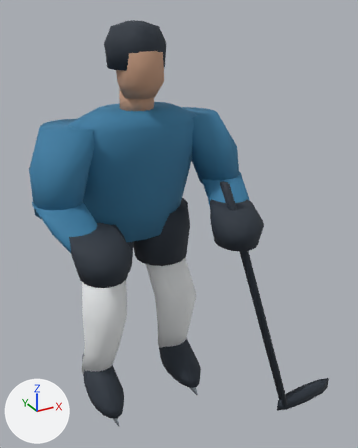
The Blender file public/models/hockey/skater-study.blend as it was, and as the next commit left it.
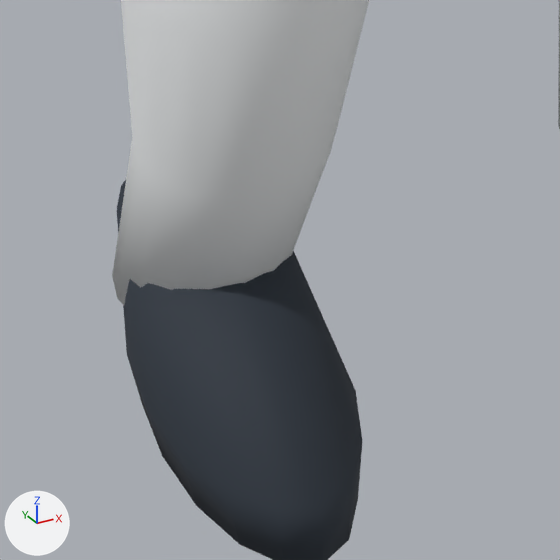
The first picture shows the older version from a 50 mm camera at (-0.84, -1.98, 1.88) aimed at (0.16, -0.17, 0.97). The close-ups show the older and then the newer version on the part from 17% to 44% of the width and 72% to 93% of the height of that picture. Only the edits that show in the close-ups are written down. The lights are fixed; the arrows at lower left show +X, +Y and +Z.

Names of what the first close-up shows: 'Leg L', 'Skate boot L' and 1 more.
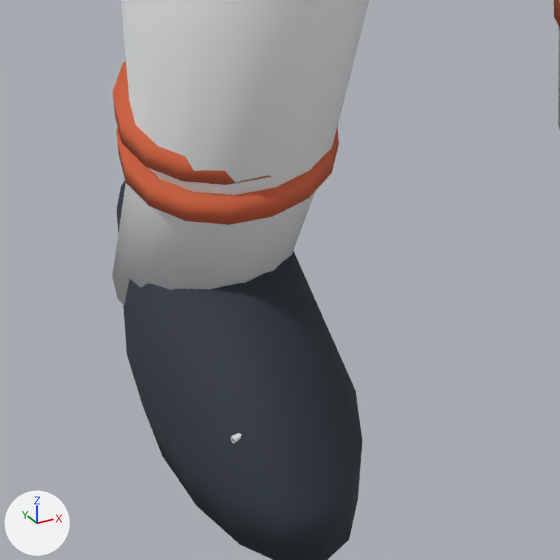
The change, as a list of edits to the scene's bpy script:
```text
Add mat_uniform_trim:
    mat_uniform_trim = principled_material('Uniform trim')
    mat_uniform_trim.base_color = (0.65, 0.12, 0.045)  # orange #d3613c
    mat_uniform_trim.roughness = 0.8
Add me_sock_band_r:
    me_sock_band_r.from_pydata(...)  # a 16-sided cylinder along z spanning x 0.114..0.296, y -0.135..0.065, z 0.33..0.355
    me_sock_band_r.polygons.foreach_set('use_smooth', [True] * 18)
    me_sock_band_r.materials.append(mat_uniform_trim)  # orange #d3613c
Add me_boot_lace_l:
    me_boot_lace_l.from_pydata(...)  # 16 vertices, 8 faces; spans x -0.2655..-0.1745, y -0.173..-0.152, z 0.147..0.153
    me_boot_lace_l.polygons.foreach_set('use_smooth', [True] * 8)
    me_boot_lace_l.materials.append(mat_socks_and_pads)  # white #edf0f1
Add me_sock_band_l_001:
    me_sock_band_l_001.from_pydata(...)  # a 16-sided cylinder along z spanning x -0.296..-0.114, y -0.135..0.065, z 0.37..0.395
    me_sock_band_l_001.polygons.foreach_set('use_smooth', [True] * 18)
    me_sock_band_l_001.materials.append(mat_uniform_trim)  # orange #d3613c
Add me_sock_band_l:
    me_sock_band_l.from_pydata(...)  # a 16-sided cylinder along z spanning x -0.296..-0.114, y -0.135..0.065, z 0.33..0.355
    me_sock_band_l.polygons.foreach_set('use_smooth', [True] * 18)
    me_sock_band_l.materials.append(mat_uniform_trim)  # orange #d3613c
Add ob_sock_band_r:
    ob_sock_band_r = bpy.data.objects.new('Sock band R', me_sock_band_r)
    ob_sock_band_r.location = (0.0, 0.0, 0.0)
Add ob_boot_lace_l:
    ob_boot_lace_l = bpy.data.objects.new('Boot lace L', me_boot_lace_l)
    ob_boot_lace_l.location = (0.0, 0.0, 0.0)
Add ob_sock_band_l_001:
    ob_sock_band_l_001 = bpy.data.objects.new('Sock band L.001', me_sock_band_l_001)
    ob_sock_band_l_001.location = (0.0, 0.0, 0.0)
Add ob_sock_band_l:
    ob_sock_band_l = bpy.data.objects.new('Sock band L', me_sock_band_l)
    ob_sock_band_l.location = (0.0, 0.0, 0.0)
```

Location of each change, (x1, y1, x2, y2) in pixels of the close-ups (560 x 560 px):
'Sock band L', added (orange)
    after: (116, 126, 339, 225)
'Sock band L.001', added (orange)
    after: (113, 61, 271, 185)
'Boot lace L', added
    after: (231, 433, 241, 443)
